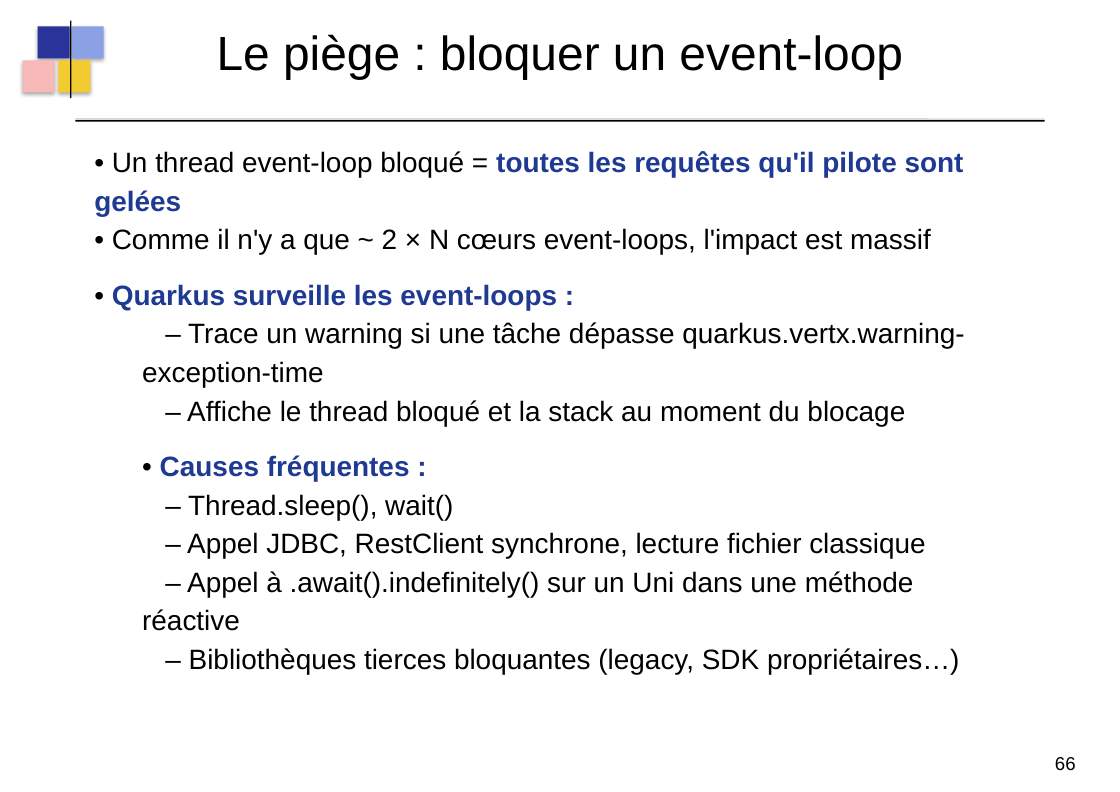
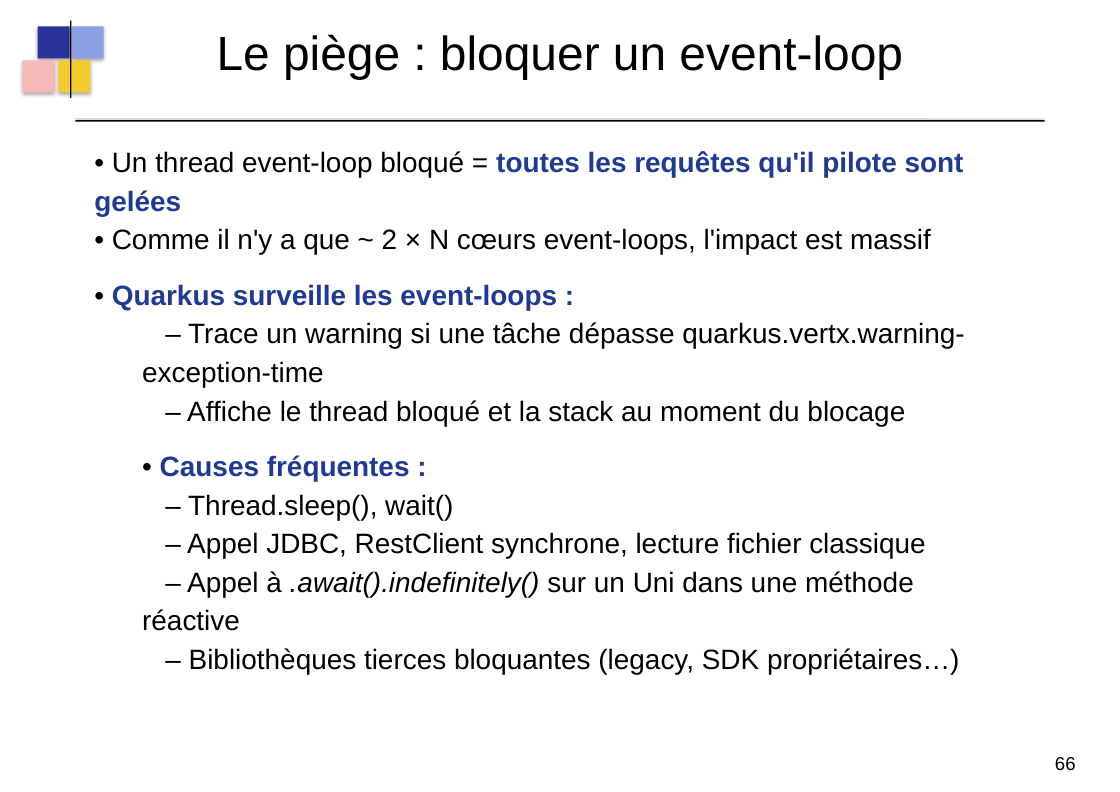
Before and after one commit to dthibau/quarkus-reactive, a slide deck: slide 87 of QuarkusReatcive.odp. Drawn at 1120x792 pixels with LibreOffice and Linux fonts; fonts in the diff are those of the drawing. Boxes give left, top, right and bottom in pixels: in the first picture for what was removed or moved away, otherwise in the second. Text is boxed around its words. In the diff, an @@ line names an element or a change of style, - is before the commit and + after.

```diff
--- a/QuarkusReatcive.odp
+++ b/QuarkusReatcive.odp
@@ text at <box>142,571,914,631</box>: italic on in ".await().indefinitely()" @@
```
Also in this commit, not shown: 27 other slides changed, 2 slides added, 7 other files.
